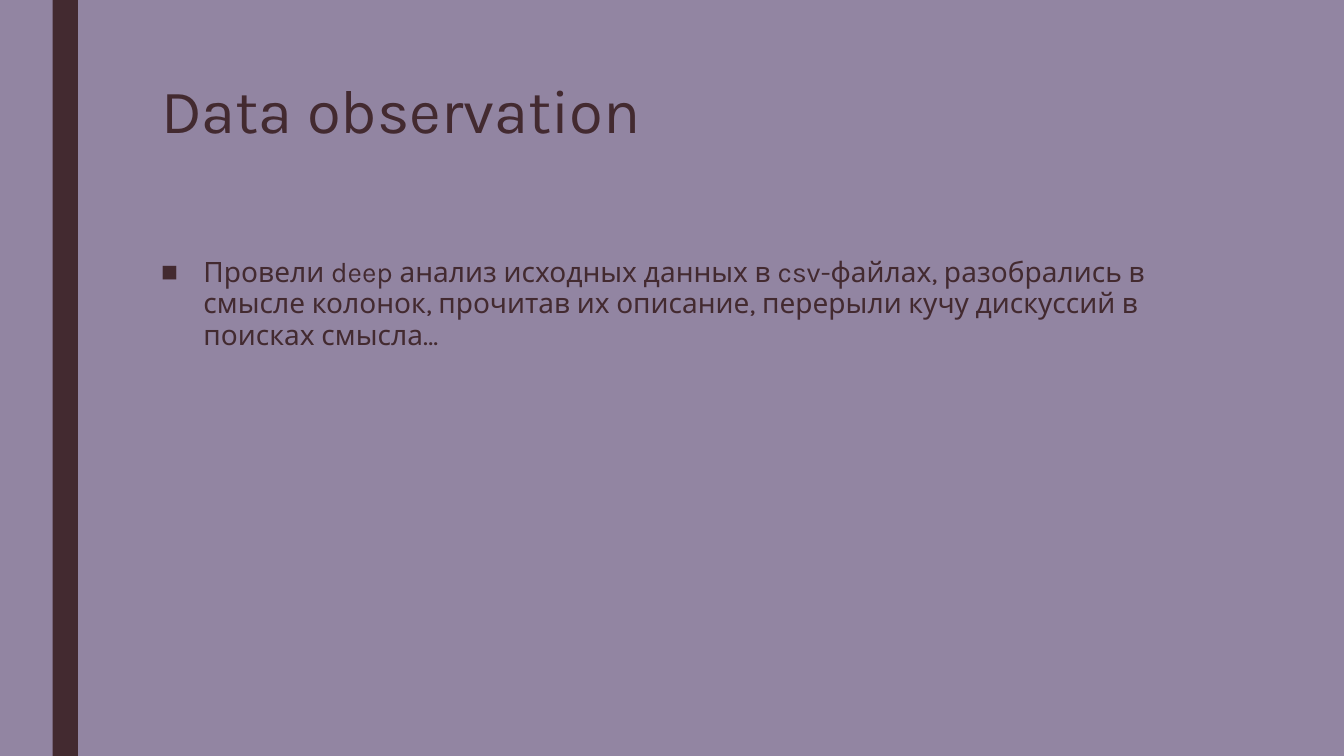
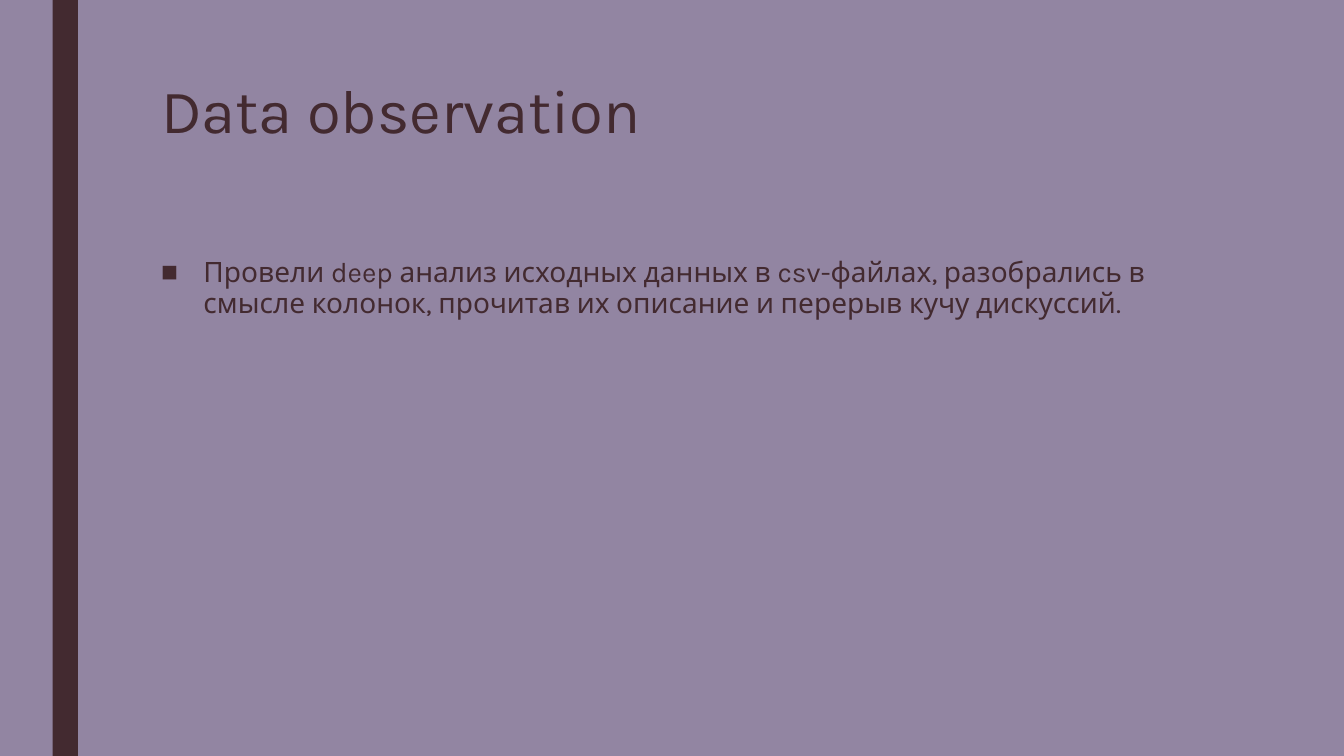
Before and after one commit to zumvanrin/DM_team_RIIID, a slide deck: slide 3 of Riid.pptx (slide 4 before the commit). Drawn at 1344x756 pixels with LibreOffice and Linux fonts; fonts in the diff are those of the drawing. Boxes give left, top, right and bottom in pixels: in the first picture for what was removed or moved away, otherwise in the second. Text is boxed around its words. In the diff, an @@ line names an element or a change of style, - is before the commit and + after.

```diff
--- a/Riid.pptx
+++ b/Riid.pptx
@@ text at (x1=203, y1=261, x2=1145, y2=320): text changed @@
-■ Провели deep анализ исходных данных в csv-файлах, разобрались в смысле колонок, прочитав их описание, перерыли кучу дискуссий в поисках смысла…
+■ Провели deep анализ исходных данных в csv-файлах, разобрались в смысле колонок, прочитав их описание и перерыв кучу дискуссий.
```
Also in this commit, not shown: 3 other slides changed, 2 slides added, 2 slides removed.
